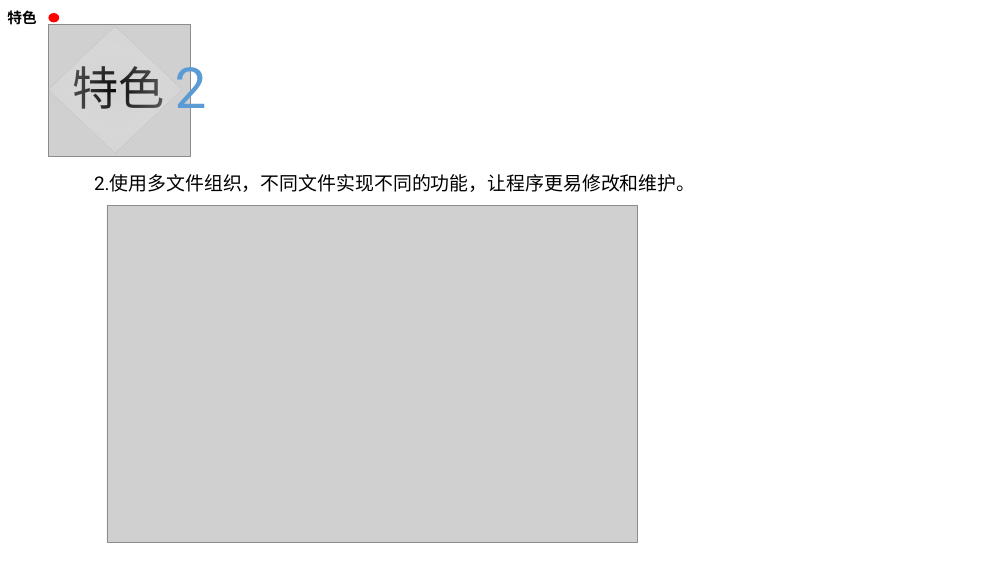
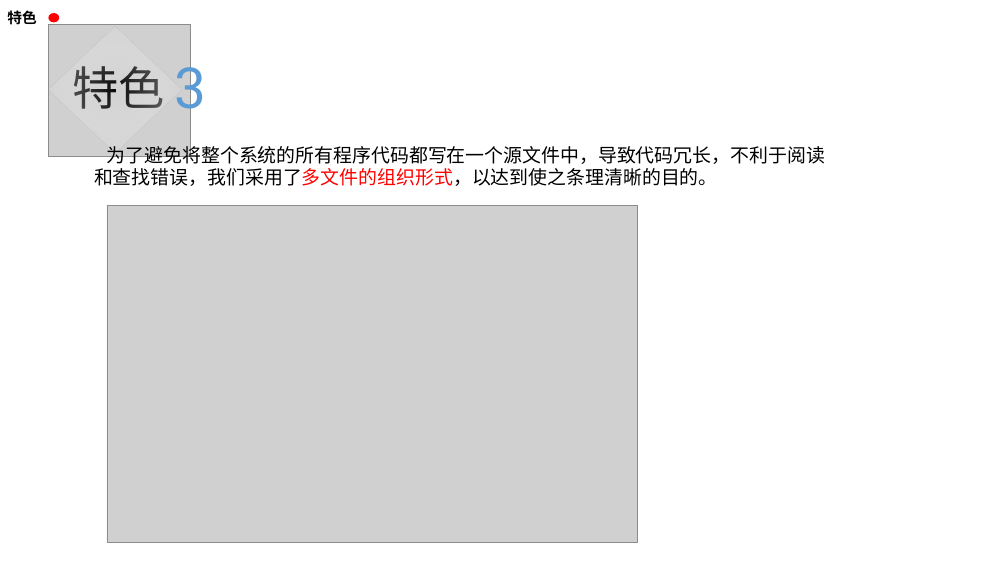
Before and after one commit to mdamingyang/hello-word, a slide deck: slide 5 of 演示.pptx (slide 4 before the commit). Drawn at 1008x567 pixels with LibreOffice and Linux fonts; fonts in the diff are those of the drawing; grey boxes stand for pictures; background and template pictures are left out. Boxes give left, top, right and bottom in pixels: in the first picture for what was removed or moved away, otherwise in the second. Text is boxed around its words. In the diff, an @@ line names an element or a change of style, - is before the commit and + after.

```diff
--- a/演示.pptx
+++ b/演示.pptx
@@ text at [175, 56, 207, 122]: text changed @@
-2
+3
@@ text at [94, 142, 825, 186]: text changed @@
-2.使用多文件组织，不同文件实现不同的功能，让程序更易修改和维护。
+为了避免将整个系统的所有程序代码都写在一个源文件中，导致代码冗长，不利于阅读
+和查找错误，我们采用了多文件的组织形式，以达到使之条理清晰的目的。
```
Also in this commit, not shown: 6 other slides changed, 2 slides added, 2 other files.
